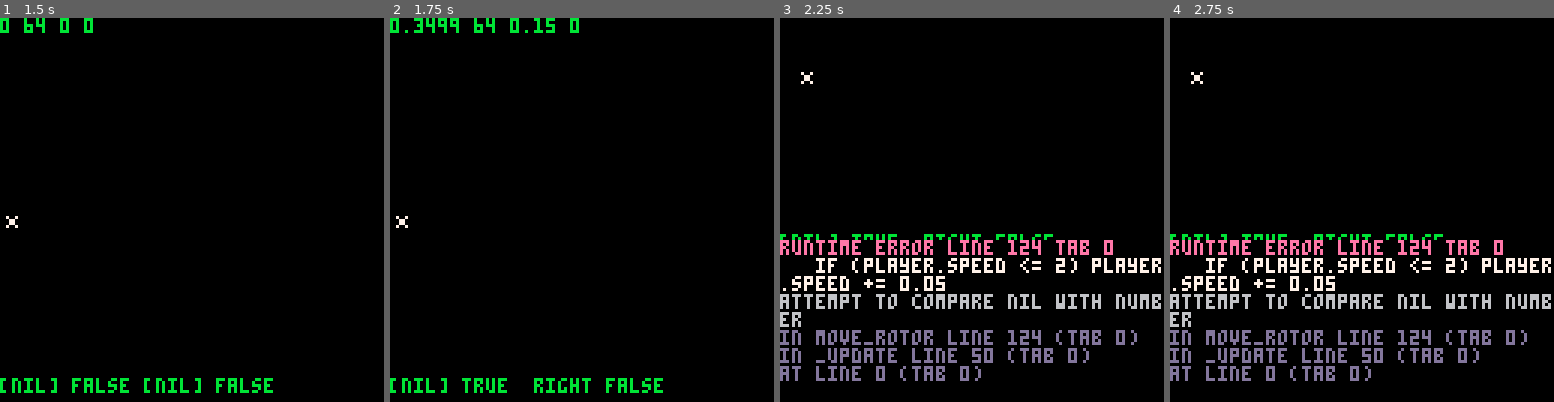
Above: before the commit, frames 1-4 (left to right).
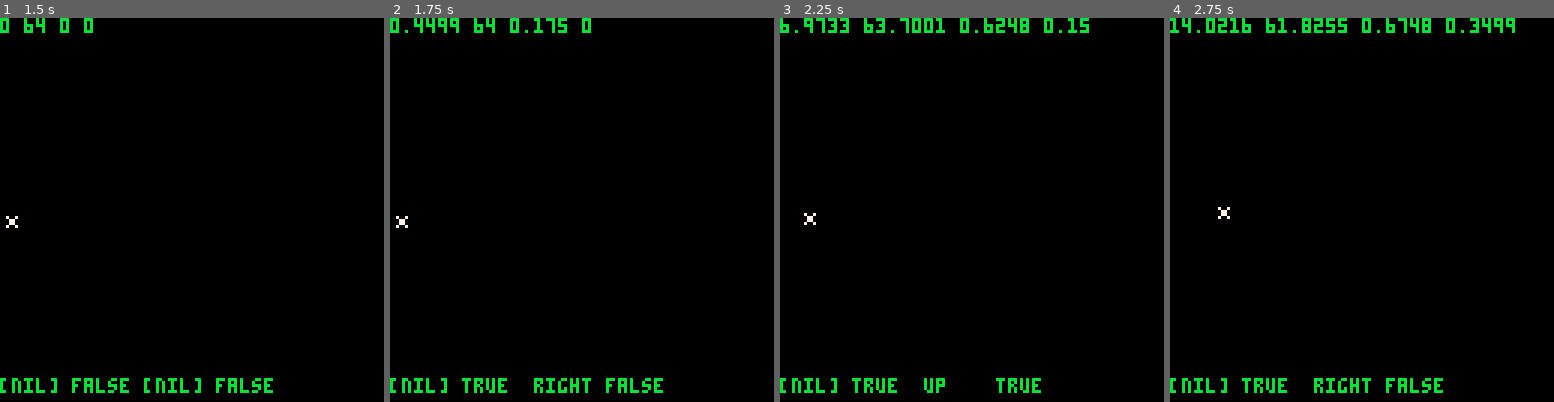
Above: after the commit, the same moments.

Repository: NinetiesPaul/PicoRescue
Game: PICO-8 cartridge picorescue.p8
Same seed, same stepped clock (60 frames per second), same inputs: the game is played once before the commit and once after it.
Inputs:
- Up to frame 1 (1.5 s): tap X (X key) at 0.33, 1.07 s; tap O (Z key) at 0.7 s
- Up to frame 2 (1.75 s): hold Right from 1.6 s (still down); tap O (Z key) at 1.7 s
- Up to frame 3 (2.25 s): tap X (X key) at 1.85 s; release Right at 2.1 s; tap O (Z key) at 2.1 s; hold Up from 2.15 s (still down)
- Up to frame 4 (2.75 s): release Up at 2.42 s; hold Right from 2.47 s (still down); tap O (Z key) at 2.5 s

Frame 1 is identical in both runs. In frame 2, 0.3% of the frame differs, in the area x 6-53%, y 0-4%; in frame 3, 11%; in frame 4, 11%, in the area x 0-100%, y 0-98%.
Error before the commit: runtime error line 124 tab 0; if (player.speed <= 2) player.speed += 0.05; attempt to compare nil with number

Commit message:
added first y draging movement logic

Diff:
--- a/picorescue.p8
+++ b/picorescue.p8
@@ -6,7 +6,9 @@
 player_strt_y = 64
 player = {
 	["x"] = 0,
+	["pr_x"] = 0,
 	["y"] = player_strt_y,
+	["pr_y"] = 0,
 	["mv_speed"] = 1,
 	["on_mission"] = false,
 	["speed_x"] = 0,
@@ -25,6 +27,7 @@
 curr_screen = screen[2]
 btn_pressed = false
 mvn_y = false
+mvn_x = false
 
 end
 
@@ -58,6 +61,7 @@
  btn_pressed = not (btn() == 0)
 
 	mvn_y = btn(2) or btn(3)
+	mvn_x = btn(0) or btn(1)
 end
 -->8
 -- movement
@@ -80,6 +84,7 @@
 			end
 		else
 			if (player.speed_x <= 2) player.speed_x += 0.05
+			player.px=player.x
 			player.x+=player.speed_x
 			player.speed_dir = "right"
 		end
@@ -95,6 +100,7 @@
 			end
 		else
 			if (player.speed_x <= 2) player.speed_x += 0.05
+			player.px=player.x
 			player.x-=player.speed_x
 			player.speed_dir = "left"
 		end
@@ -102,30 +108,30 @@
 
 	if btn(3)	then
 		if player.speed_dir == "up" then
-			if player.speed > 0 then
-				player.speed-=0.10
-				player.y-=player.speed
+			if player.speed_y > 0 then
+				player.speed_y-=0.10
+				player.y-=player.speed_y
 			else
 				player.speed_dir = "down"
 			end
 		else
-			if (player.speed <= 2) player.speed += 0.05
-		 player.y += player.speed
+			if (player.speed_y <= 2) player.speed_y += 0.05
+		 player.y += player.speed_y
 		 player.speed_dir = "down"
 	 end
 	end
 
 	if btn(2)	then
 		if player.speed_dir == "down" then
-			if player.speed > 0 then
-				player.speed-=0.10
-				player.y+=player.speed
+			if player.speed_y > 0 then
+				player.speed_y-=0.10
+				player.y+=player.speed_y
 			else
 				player.speed_dir = "up"
 			end
 		else
-			if (player.speed <= 2) player.speed += 0.05
-		 player.y -= player.speed
+			if (player.speed_y <= 2) player.speed_y += 0.05
+		 player.y -= player.speed_y
 		 player.speed_dir = "up"
 		end
 	end
@@ -134,17 +140,29 @@
 function upd_rotor_mvmt()
 	if btn_pressed == false then
 		if player.speed_x > 0 then
-			if (player.speed_x > 0) player.speed_x -= 0.05
+			player.speed_x -= 0.025
 			if (player.speed_dir == "right") player.x+=player.speed_x
 			if (player.speed_dir == "left") player.x-=player.speed_x
-			-- if (player.speed_dir == "up") player.y-=player.speed
-			-- if (player.speed_dir == "down") player.y+=player.speed
-			end
+		end
+		if player.speed_y > 0 then
+			player.speed_y -= 0.025
+			if (player.speed_dir == "down") player.y+=player.speed_y
+			if (player.speed_dir == "up") player.y-=player.speed_y
+		end
 	end
 
-	--if (player.speed > 2) player.speed = 2
-	--if (player.speed < 0) player.speed = 0
-	--if (player.speed == 0) player.speed_dir = null
+	if mvn_y then
+		if player.speed_x > 0 then
+			player.speed_x -= 0.05
+			if (player.px>player.x) player.x-=player.speed_x
+			if (player.px<player.x) player.x+=player.speed_x
+		end
+	end
+
+	if (player.speed_x > 2) player.speed_x = 2
+	if (player.speed_y > 2) player.speed_y = 2
+	if (player.speed_x < 0) player.speed_x = 0
+	if (player.speed_y < 0) player.speed_y = 0
 end
 
 function check_hostage()
@@ -152,7 +170,7 @@
 	check_cely_py = player.y+32
 end
 -->8
--- navigation
+-- menu navigation
 
 function choose_mission()
 
